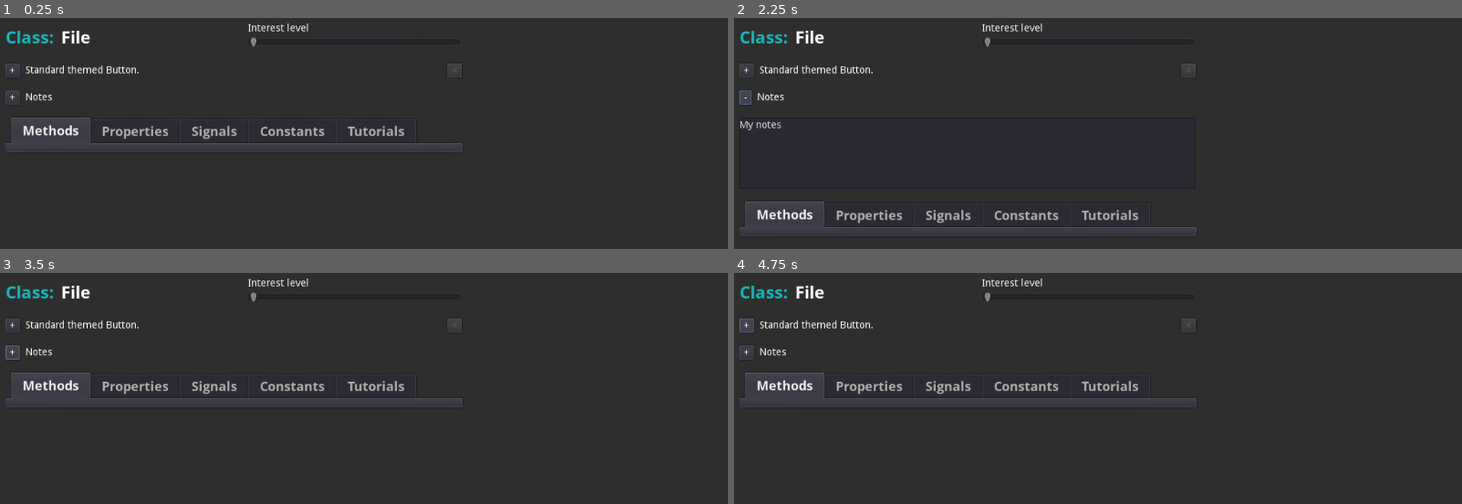
Above: before the commit, frames 1-4 (two rows, left to right).
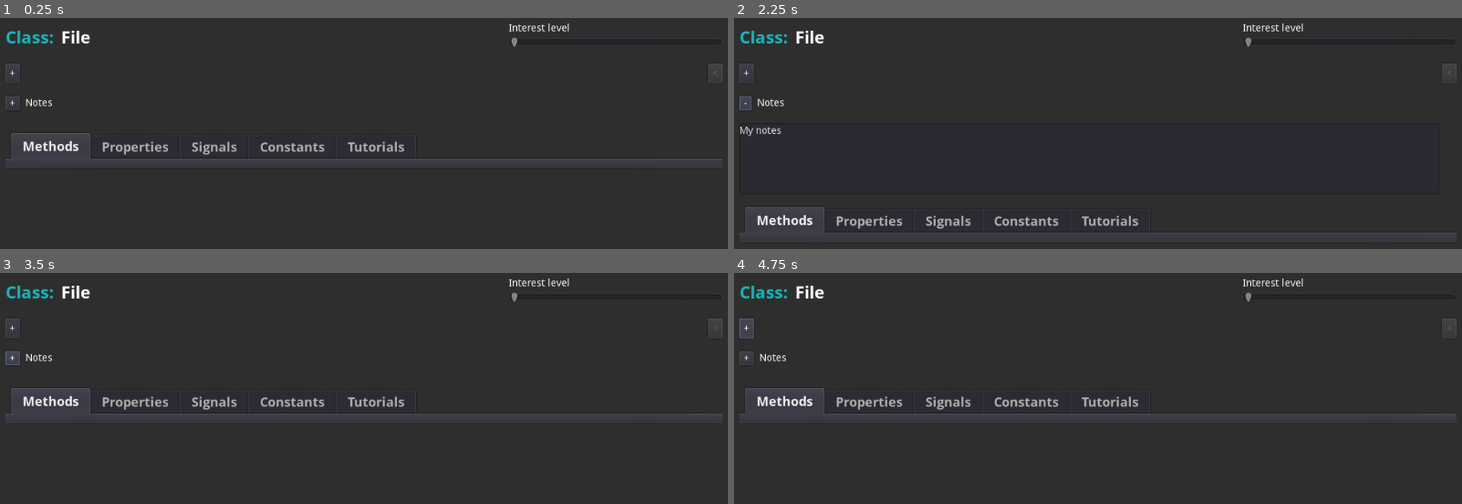
Above: after the commit, the same moments.

Repository: andrew-wilkes/godotbuddy.com
Game: Godot game, scene res://Test.tscn
The game is run twice, just before and just after one commit, with the same random seed, the same clock (stepped at 60 frames per second) and the same inputs. The project has no main scene, so this scene is started directly.
Inputs:
- Up to frame 1 (0.25 s): no input
- Up to frame 2 (2.25 s): click "+" at 0.5 s; click "-" at 1.25 s; click "+" at 2 s
- Up to frame 3 (3.5 s): click "-" at 2.75 s
- Up to frame 4 (4.75 s): click "+" at 3.5 s; click "-" at 4.25 s

The runs differ from the first frame. In frame 1, 4.5% of the frame differs, in the area x 0-100%, y 2-63%; in frame 2, 4.1%; in frame 3, 4.6%; in frame 4, 4.5%.
Error in both runs: Invalid get index 'File' (on base: 'Dictionary'). (res://ClassDetails.gd:79)

Commit message:
Use RTL for brief description

Diff:
--- a/apps/desktop/ClassDetails.gd
+++ b/apps/desktop/ClassDetails.gd
@@ -44,7 +44,7 @@
 
 	var info = get_info(cname)
 	find_node("ClassName").text = cname
-	find_node("BDesc").text = info.brief_description
+	find_node("BDesc").bbcode_text = text_to_bbcode(info.brief_description)
 	desc.bbcode_text = text_to_bbcode(info.description)
 	call_deferred("set_description_scroll_container_size")
 
@@ -58,7 +58,7 @@
 		first_run = false
 		# RichTextLabel does not resize on first run if child of scroll container
 		desc.get_parent().remove_child(desc)
-		descbox.get_child(0).add_child(desc)
+		descbox.get_child(0).get_child(0).add_child(desc)
 	# Make RichTextLabel shrink to fit content
 	desc.rect_size.y = 0
 	# Set min size of scroll container based on desc size.y
@@ -204,7 +204,7 @@
 func _on_Desc_meta_clicked(meta):
 	meta = String(meta)
 	if meta.begins_with("http"):
-		OS.shell_open(str(meta))
+		var _e = OS.shell_open(str(meta))
 	else:
 		update_content(meta)
 
--- a/apps/desktop/ClassDetails.tscn
+++ b/apps/desktop/ClassDetails.tscn
@@ -8,21 +8,21 @@
 [ext_resource path="res://assets/fonts/OpenSans-Italic.ttf" type="DynamicFontData" id=6]
 [ext_resource path="res://assets/fonts/Bitstream Vera Sans Mono Roman.ttf" type="DynamicFontData" id=7]
 
+[sub_resource type="DynamicFont" id=2]
+font_data = ExtResource( 7 )
+
+[sub_resource type="DynamicFont" id=3]
+font_data = ExtResource( 6 )
+
+[sub_resource type="DynamicFont" id=4]
+font_data = ExtResource( 3 )
+
+[sub_resource type="DynamicFont" id=5]
+font_data = ExtResource( 5 )
+
 [sub_resource type="DynamicFont" id=1]
 size = 18
 font_data = ExtResource( 3 )
-
-[sub_resource type="DynamicFont" id=2]
-font_data = ExtResource( 7 )
-
-[sub_resource type="DynamicFont" id=3]
-font_data = ExtResource( 6 )
-
-[sub_resource type="DynamicFont" id=4]
-font_data = ExtResource( 3 )
-
-[sub_resource type="DynamicFont" id=5]
-font_data = ExtResource( 5 )
 
 [node name="ClassDetails" type="MarginContainer"]
 anchor_right = 1.0
@@ -45,12 +45,13 @@
 margin_bottom = 591.0
 
 [node name="VBox" type="VBoxContainer" parent="SC"]
-margin_right = 640.0
-margin_bottom = 348.0
-rect_min_size = Vector2( 640, 0 )
+margin_right = 1006.0
+margin_bottom = 356.0
+rect_min_size = Vector2( 720, 0 )
+size_flags_horizontal = 3
 
 [node name="HBox" type="HBoxContainer" parent="SC/VBox"]
-margin_right = 640.0
+margin_right = 1006.0
 margin_bottom = 38.0
 custom_constants/separation = 10
 
@@ -72,13 +73,13 @@
 
 [node name="Sp1" type="Control" parent="SC/VBox/HBox"]
 margin_left = 171.0
-margin_right = 330.0
+margin_right = 696.0
 margin_bottom = 38.0
 size_flags_horizontal = 3
 
 [node name="VBox" type="VBoxContainer" parent="SC/VBox/HBox"]
-margin_left = 340.0
-margin_right = 640.0
+margin_left = 706.0
+margin_right = 1006.0
 margin_bottom = 38.0
 __meta__ = {
 "_edit_use_anchors_": false
@@ -103,71 +104,82 @@
 
 [node name="Sp1" type="Control" parent="SC/VBox"]
 margin_top = 42.0
-margin_right = 640.0
+margin_right = 1006.0
 margin_bottom = 52.0
 rect_min_size = Vector2( 0, 10 )
 
 [node name="HBox1" type="HBoxContainer" parent="SC/VBox"]
 margin_top = 56.0
-margin_right = 640.0
-margin_bottom = 76.0
+margin_right = 1006.0
+margin_bottom = 84.0
 custom_constants/separation = 8
 
 [node name="DescButton" type="Button" parent="SC/VBox/HBox1"]
 margin_right = 20.0
-margin_bottom = 20.0
+margin_bottom = 28.0
 hint_tooltip = "Detailed description"
 text = "+"
 
-[node name="BDesc" type="Label" parent="SC/VBox/HBox1"]
+[node name="BDesc" type="RichTextLabel" parent="SC/VBox/HBox1"]
 margin_left = 28.0
-margin_top = 3.0
-margin_right = 316.0
-margin_bottom = 17.0
-size_flags_horizontal = 3
-text = "Standard themed Button."
-autowrap = true
-
-[node name="Sp" type="Control" parent="SC/VBox/HBox1"]
-margin_left = 324.0
-margin_right = 612.0
-margin_bottom = 20.0
-size_flags_horizontal = 3
+margin_right = 978.0
+margin_bottom = 28.0
+size_flags_horizontal = 3
+custom_constants/line_separation = 5
+custom_fonts/mono_font = SubResource( 2 )
+custom_fonts/italics_font = SubResource( 3 )
+custom_fonts/bold_font = SubResource( 4 )
+custom_fonts/normal_font = SubResource( 5 )
+bbcode_enabled = true
+fit_content_height = true
+scroll_active = false
+__meta__ = {
+"_edit_use_anchors_": false
+}
 
 [node name="BackButton" type="Button" parent="SC/VBox/HBox1"]
-margin_left = 620.0
-margin_right = 640.0
-margin_bottom = 20.0
+margin_left = 986.0
+margin_right = 1006.0
+margin_bottom = 28.0
 text = "<"
 
 [node name="Sp2" type="Control" parent="SC/VBox"]
-margin_top = 80.0
-margin_right = 640.0
-margin_bottom = 90.0
+margin_top = 88.0
+margin_right = 1006.0
+margin_bottom = 98.0
 rect_min_size = Vector2( 0, 10 )
 
 [node name="DescBox" type="VBoxContainer" parent="SC/VBox"]
-margin_top = 94.0
-margin_right = 640.0
-margin_bottom = 108.0
-size_flags_horizontal = 3
-
-[node name="SC" type="ScrollContainer" parent="SC/VBox/DescBox"]
-margin_right = 640.0
-__meta__ = {
-"_edit_use_anchors_": false
-}
+margin_top = 102.0
+margin_right = 1006.0
+margin_bottom = 116.0
+size_flags_horizontal = 3
+
+[node name="HBox" type="HBoxContainer" parent="SC/VBox/DescBox"]
+margin_right = 1006.0
+
+[node name="SC" type="ScrollContainer" parent="SC/VBox/DescBox/HBox"]
+margin_right = 982.0
+size_flags_horizontal = 3
+__meta__ = {
+"_edit_use_anchors_": false
+}
+
+[node name="Sp" type="Control" parent="SC/VBox/DescBox/HBox"]
+margin_left = 986.0
+margin_right = 1006.0
+rect_min_size = Vector2( 20, 0 )
 
 [node name="Sp2" type="Control" parent="SC/VBox/DescBox"]
 margin_top = 4.0
-margin_right = 640.0
+margin_right = 1006.0
 margin_bottom = 14.0
 rect_min_size = Vector2( 0, 10 )
 
 [node name="HBox2" type="HBoxContainer" parent="SC/VBox"]
-margin_top = 112.0
-margin_right = 640.0
-margin_bottom = 132.0
+margin_top = 120.0
+margin_right = 1006.0
+margin_bottom = 140.0
 custom_constants/separation = 8
 __meta__ = {
 "_edit_use_anchors_": false
@@ -187,44 +199,55 @@
 
 [node name="Sp" type="Control" parent="SC/VBox/HBox2"]
 margin_left = 74.0
-margin_right = 640.0
+margin_right = 1006.0
 margin_bottom = 20.0
 size_flags_horizontal = 3
 
 [node name="Sp3" type="Control" parent="SC/VBox"]
-margin_top = 136.0
-margin_right = 640.0
-margin_bottom = 146.0
+margin_top = 144.0
+margin_right = 1006.0
+margin_bottom = 154.0
 rect_min_size = Vector2( 0, 10 )
 
 [node name="NotesBox" type="VBoxContainer" parent="SC/VBox"]
-margin_top = 150.0
-margin_right = 640.0
-margin_bottom = 264.0
-__meta__ = {
-"_edit_use_anchors_": false
-}
-
-[node name="Notes" type="TextEdit" parent="SC/VBox/NotesBox"]
-margin_right = 640.0
+margin_top = 158.0
+margin_right = 1006.0
+margin_bottom = 272.0
+__meta__ = {
+"_edit_use_anchors_": false
+}
+
+[node name="HBox" type="HBoxContainer" parent="SC/VBox/NotesBox"]
+margin_right = 1006.0
+margin_bottom = 100.0
+
+[node name="Notes" type="TextEdit" parent="SC/VBox/NotesBox/HBox"]
+margin_right = 982.0
 margin_bottom = 100.0
 rect_min_size = Vector2( 0, 100 )
+size_flags_horizontal = 3
 text = "My notes
 "
 __meta__ = {
 "_edit_use_anchors_": false
 }
 
+[node name="Sp" type="Control" parent="SC/VBox/NotesBox/HBox"]
+margin_left = 986.0
+margin_right = 1006.0
+margin_bottom = 100.0
+rect_min_size = Vector2( 20, 0 )
+
 [node name="Sp4" type="Control" parent="SC/VBox/NotesBox"]
 margin_top = 104.0
-margin_right = 640.0
+margin_right = 1006.0
 margin_bottom = 114.0
 rect_min_size = Vector2( 0, 10 )
 
 [node name="TabContainer" type="TabContainer" parent="SC/VBox"]
-margin_top = 268.0
-margin_right = 640.0
-margin_bottom = 316.0
+margin_top = 276.0
+margin_right = 1006.0
+margin_bottom = 324.0
 custom_fonts/font = SubResource( 1 )
 tab_align = 0
 
@@ -248,9 +271,9 @@
 margin_top = 44.0
 
 [node name="Desc" type="RichTextLabel" parent="SC/VBox"]
-margin_top = 320.0
-margin_right = 640.0
-margin_bottom = 348.0
+margin_top = 328.0
+margin_right = 1006.0
+margin_bottom = 356.0
 focus_mode = 2
 size_flags_horizontal = 3
 custom_constants/line_separation = 5
@@ -266,6 +289,7 @@
 }
 
 [connection signal="pressed" from="SC/VBox/HBox1/DescButton" to="." method="_on_Description_pressed"]
+[connection signal="meta_clicked" from="SC/VBox/HBox1/BDesc" to="." method="_on_Desc_meta_clicked"]
 [connection signal="pressed" from="SC/VBox/HBox1/BackButton" to="." method="_on_BackButton_pressed"]
 [connection signal="pressed" from="SC/VBox/HBox2/NotesButton" to="." method="_on_NotesButton_pressed"]
 [connection signal="meta_clicked" from="SC/VBox/Desc" to="." method="_on_Desc_meta_clicked"]
